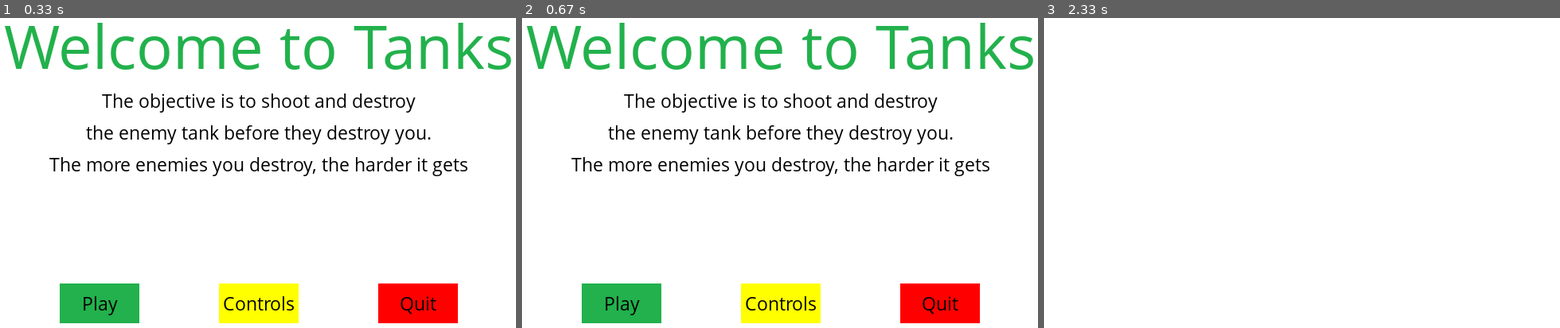
Above: before the commit, frames 1-3 (left to right).
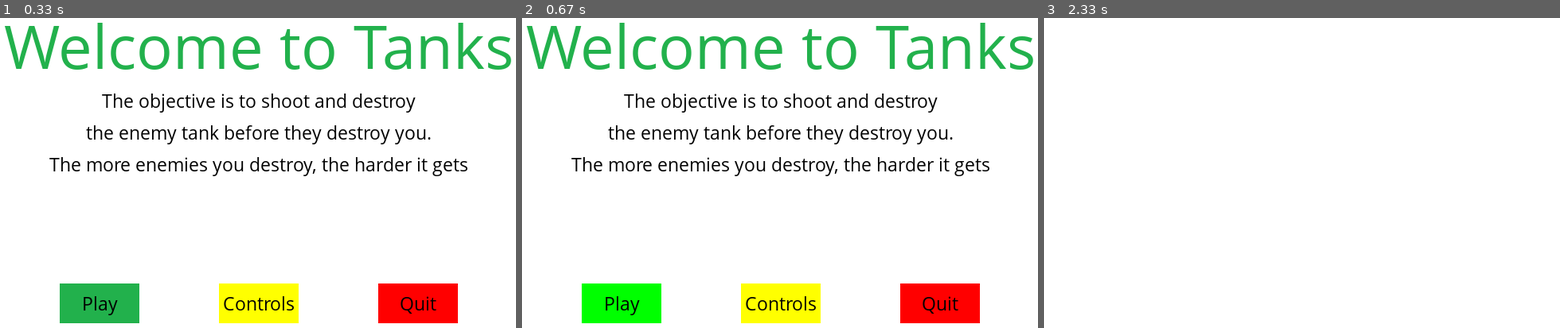
Above: after the commit, the same moments.

Repository: NikhilHeda/PyGame---Practice
Game: pygame game, started from code.py
Two runs of this game, one before a commit and one after it. Both use one fixed random seed, a clock stepped at 60 frames per second and the inputs below.
Inputs (mouse positions are in pixels of both pictures, inside the frame that each line leads up to):
- Up to frame 1 (0.33 s): no input
- Up to frame 2 (0.67 s): click "Play" at 0.43 s
- Up to frame 3 (2.33 s): click (1307, 154) at 0.85 s; tap C at 1.67 s; tap P at 2.3 s

Frame 1 is identical in both runs. In frame 2, 1.9% of the frame differs, in the area x 11-28%, y 85-99%; in frame 3, nothing differs.

Commit message:
Added hover functionality to button

Diff:
--- a/code.py
+++ b/code.py
@@ -7,6 +7,7 @@
 black = (0, 0, 0)
 red = (255, 0, 0)
 green = (34, 177, 76)
+light_green = (0, 255, 0)
 yellow = (255, 255, 0)
 
 display_width = 800
@@ -52,7 +53,6 @@
 				elif event.key == pygame.K_q:
 					pygame.quit()
 					quit()
-		# gameDisplay.fill(white)
 
 		clock.tick(5)
 
@@ -83,7 +83,12 @@
 		message_to_screen("The more enemies you destroy, the harder it gets", black, y_displace = 50)
 		# message_to_screen("Press C to play, P to pause or Q to quit.", black, y_displace = 180)
 
-		pygame.draw.rect(gameDisplay, green, (150, 500, 100, 50))
+		cur = pygame.mouse.get_pos()
+		if 150 + 100 > cur[0] > 150 and 500 + 50 > cur[1] > 500:
+			pygame.draw.rect(gameDisplay, light_green, (150, 500, 100, 50))
+		else:
+			pygame.draw.rect(gameDisplay, green, (150, 500, 100, 50))
+
 		pygame.draw.rect(gameDisplay, yellow, (350, 500, 100, 50))
 		pygame.draw.rect(gameDisplay, red, (550, 500, 100, 50))
 
Not shown, changed: notes.txt
